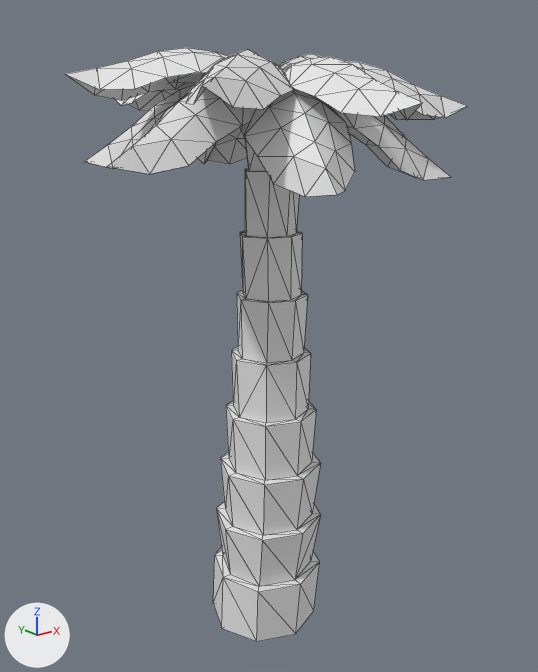
The FBX model Exports/Imports/Modelled/Tree_002_OceanStandard_002_Palm.fbx, before and after one commit.
Rendered twice from a camera (50 mm lens) standing at (-4.08, -5.2, 5.03) and looking at (0.11, 0.04, 2.93). Lighting does not change. The marker at lower left points along +X, +Y and +Z. Mesh edges are drawn as thin lines. Materials are left out; every surface is plain grey. Where no turn or scale is listed for an object, it has been applied to the vertices.

Objects in the first picture: 'Tree_002_OceanStandard_002_Palm'.
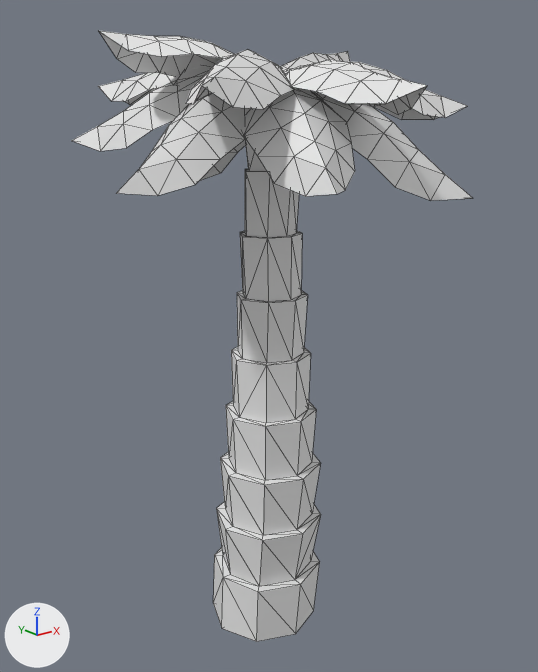
Where the change shows, as pixel boxes [x1, y1, x2, y2] in the pictures (538 x 672 px; the box of a moved part takes in the faces that stretch with it):
'Tree_002_OceanStandard_002_Palm', reshaped
    before: [66, 48, 467, 642]
    after: [71, 31, 472, 642]
part 1 of me_mesh, moved or reshaped
    before: [66, 48, 228, 101]
    after: [99, 31, 234, 77]
part 2 of me_mesh, moved or reshaped
    before: [282, 57, 422, 120]
    after: [286, 59, 427, 115]
part 3 of me_mesh, moved or reshaped
    before: [115, 72, 206, 111]
    after: [98, 65, 213, 105]
part 4 of me_mesh, moved or reshaped
    before: [279, 54, 321, 69]
    after: [281, 51, 350, 71]
part 5 of me_mesh, moved or reshaped
    before: [327, 104, 451, 180]
    after: [315, 92, 472, 201]
part 6 of me_mesh, moved or reshaped
    before: [107, 89, 254, 174]
    after: [117, 93, 250, 196]
part 7 of me_mesh, moved or reshaped
    before: [84, 86, 193, 169]
    after: [71, 79, 211, 151]
part 8 of me_mesh, moved or reshaped
    before: [198, 127, 247, 164]
    after: [199, 140, 246, 181]

The edits, one by one:
me_mesh has 622 vertices, 960 faces and spans x -1.55..1.83, y -1.69..1.55, z 0.0..5.46.
me_mesh is used by ob_tree_002_oceanstandard_002_palm; location (0.0, 0.0, 0.0).
me_mesh part 1: the loose piece of 34 vertices spanning x -1.52..0.12, y -0.24..0.61, z 5.03..5.45 is multiplied about its middle by the matrix ((0.859, -0.134, 0.23), (0.134, 0.889, 0.017), (-0.23, 0.018, 0.869)), then moved by (0.16, 0.0, 0.12).
me_mesh part 2: the loose piece of 34 vertices spanning x -0.3..0.46, y -1.69..0.01, z 4.9..5.37 is multiplied about its middle by the matrix ((0.998, -0.04, 0.04), (0.034, 0.991, 0.132), (-0.045, -0.13, 0.99)).
me_mesh part 3: the loose piece of 34 vertices spanning x -0.69..0.26, y -0.08..1.54, z 4.94..5.39 is multiplied about its middle by the matrix ((1.109, -0.056, 0.002), (0.056, 1.103, -0.111), (0.004, 0.111, 1.104)).
me_mesh part 4: the loose piece of 34 vertices spanning x 0.05..1.71, y -0.2..0.71, z 5.04..5.46 is multiplied about its middle by the matrix ((1.018, -0.047, -0.327), (0.029, 1.068, -0.065), (0.329, 0.053, 1.017)), then moved by (-0.11, 0.0, 0.0).
me_mesh part 5: the loose piece of 34 vertices spanning x -0.07..1.35, y -0.98..0.18, z 4.38..5.21 is turned -21.2 degrees about the z axis through its middle and scaled by 1.13, then moved by (-0.1, -0.14, -0.07).
me_mesh part 6: the loose piece of 34 vertices spanning x -1.55..0.17, y -0.46..0.34, z 4.53..5.24 is multiplied about its middle by the matrix ((0.993, 0.0, -0.118), (-0.008, 0.998, -0.067), (0.118, 0.068, 0.991)), then moved by (0.05, 0.03, -0.09).
me_mesh part 7: the loose piece of 34 vertices spanning x -1.13..0.26, y -0.16..1.09, z 4.48..5.23 is multiplied about its middle by the matrix ((0.995, -0.051, 0.088), (0.058, 0.995, -0.077), (-0.084, 0.082, 0.993)), then moved by (-0.06, 0.01, 0.07).
me_mesh part 8: the loose piece of 34 vertices spanning x -0.18..0.65, y -0.11..1.55, z 4.42..5.21 is multiplied about its middle by the matrix ((1.003, -0.307, 0.048), (0.301, 1.001, 0.102), (-0.075, -0.084, 1.044)), then moved by (-0.24, 0.0, -0.09).
